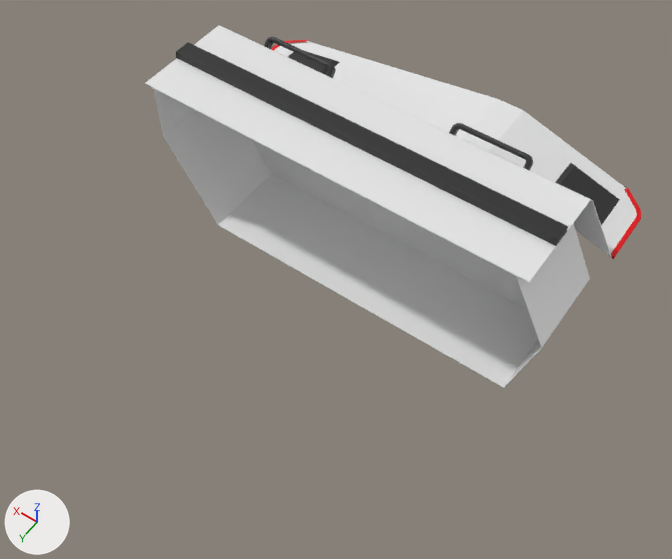
An edit to the COLLADA model bunker_description/meshes/BunkerPro_Body.dae, drawn before and after from the same camera.
Before and after are seen from a 50 mm lens placed at (-0.672, 0.962, 1.669), pointed at (-0.021, 0.051, 0.237). Arrows for +X, +Y and +Z are at lower left; the lights stay in place. Where no turn or scale is listed for an object, it has been applied to the vertices.

Objects in the first picture: 'Body', 'Handles', 'Rails', 'Rim', 'Shell', 'Vents'.
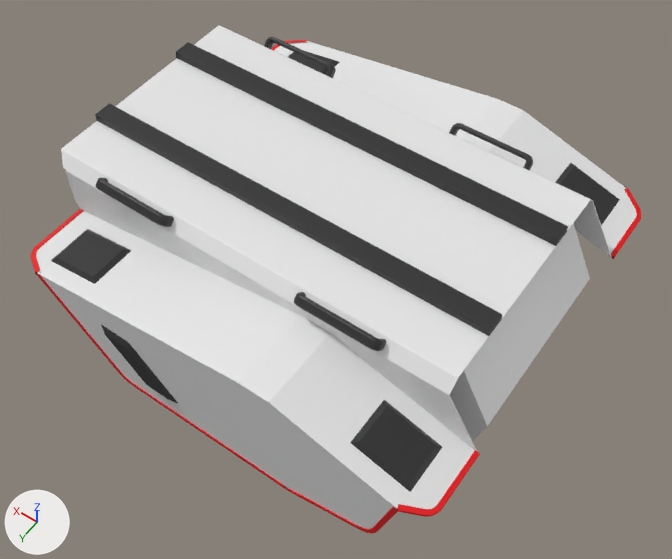
What differs and where, as boxes (x1, y1, x2, y2) in the pictures (672 x 559 px):
'Shell', reshaped (22% wider, 96% taller)
    before: (145, 26, 637, 282)
    after: (36, 26, 637, 529)
'Body', reshaped
    before: (153, 88, 590, 387)
    after: (450, 223, 590, 441)
'Rails', reshaped (21% wider, 44% taller)
    before: (176, 42, 568, 246)
    after: (95, 42, 568, 336)
'Vents', reshaped (71% wider, 153% taller)
    before: (288, 52, 620, 225)
    after: (51, 52, 620, 492)
'Handles', reshaped (62% wider, 133% taller)
    before: (264, 37, 533, 171)
    after: (96, 37, 533, 351)
'Rim', reshaped (65% wider, 125% taller)
    before: (271, 40, 641, 259)
    after: (30, 40, 641, 533)
part 1 of me_bunker_pro_20210730_542, added (black)
    after: (95, 103, 503, 336)
part 2 of me_bunker_pro_20210730_810, added
    after: (450, 293, 541, 441)
part 3 of me_bunker_pro_20210730_1083, added
    after: (51, 229, 131, 284)
part 4 of me_bunker_pro_20210730_1083, added (black)
    after: (350, 400, 442, 492)
part 5 of me_bunker_pro_20210730_1083, added (black)
    after: (101, 325, 178, 403)
part 6 of me_bunker_pro_20210730_1082, added (black)
    after: (96, 178, 174, 227)
part 7 of me_bunker_pro_20210730_1082, added (black)
    after: (294, 292, 386, 351)
part 8 of me_bunker_pro_20210730_1080, added
    after: (36, 272, 398, 533)
part 9 of me_bunker_pro_20210730_1080, added
    after: (30, 209, 83, 274)
part 10 of me_bunker_pro_20210730_1080, added
    after: (397, 450, 480, 517)
part 11 of me_bunker_pro_20210730_1051, added
    after: (36, 83, 529, 529)

The change, as a list of edits to the scene's bpy script:
```text
Change me_bunker_pro_20210730_542:
    where me_bunker_pro_20210730_542.from_pydata(...)  # 84 vertices, 164 faces; spans x -0.38..0.484, y -0.135..-0.095, z 0.444..0.46
    me_bunker_pro_20210730_542 part 1: the loose piece of 84 vertices spanning x -0.38..0.484, y -0.135..-0.095, z 0.444..0.46 is copied, and the copy is mirrored in y about the mesh origin; it spans x -0.38..0.484, y 0.095..0.135, z 0.444..0.46
Change me_bunker_pro_20210730_810:
    remove me_bunker_pro_20210730_810.from_pydata(...)  # 31 vertices, 45 faces; spans x -0.432..0.461, y -0.192..0.0, z 0.114..0.442
    add me_bunker_pro_20210730_810.from_pydata(...)  # 47 vertices, 90 faces; spans x -0.432..0.461, y -0.192..0.192, z 0.114..0.442
    me_bunker_pro_20210730_810 part 2
    1 vertex is added at (-0.015, 0.192, 0.293)
    15 new vertices lie (0.0, 0.192, 0.0) away from vertices in x -0.432..0.461, y 0.0, z 0.114..0.442
    45 new faces join them
Change me_bunker_pro_20210730_1083:
    where me_bunker_pro_20210730_1083.from_pydata(...)  # 106 vertices, 200 faces; spans x -0.398..0.395, y -0.422..-0.284, z 0.17..0.363
    me_bunker_pro_20210730_1083 part 3: the loose piece of 10 vertices spanning x 0.276..0.395, y -0.38..-0.284, z 0.328..0.351 is copied, and the copy is mirrored in y about the mesh origin; it spans x 0.276..0.395, y 0.284..0.38, z 0.328..0.351
    me_bunker_pro_20210730_1083 part 4: the loose piece of 10 vertices spanning x -0.398..-0.283, y -0.38..-0.284, z 0.323..0.363 is copied, and the copy is mirrored in y about the mesh origin; it spans x -0.398..-0.283, y 0.284..0.38, z 0.323..0.363
    me_bunker_pro_20210730_1083 part 5: the loose piece of 86 vertices spanning x 0.077..0.242, y -0.422..-0.415, z 0.17..0.29 is copied, and the copy is mirrored in y about the mesh origin; it spans x 0.077..0.242, y 0.415..0.422, z 0.17..0.29
Change me_bunker_pro_20210730_1082:
    remove me_bunker_pro_20210730_1082.from_pydata(...)  # 2364 vertices, 4568 faces; spans x -0.252..0.369, y -0.263..-0.233, z 0.427..0.457
    add me_bunker_pro_20210730_1082.from_pydata(...)  # 496 vertices, 912 faces; spans x -0.251..0.369, y -0.263..0.263, z 0.427..0.457
    me_bunker_pro_20210730_1082 part 6: a new loose piece of 125 vertices spanning x 0.199..0.369, y 0.233..0.263, z 0.427..0.457, in mat_blak (black #292929)
    me_bunker_pro_20210730_1082 part 7: a new loose piece of 122 vertices spanning x -0.251..-0.081, y 0.233..0.263, z 0.427..0.457, in mat_blak (black #292929)
Change me_bunker_pro_20210730_1080:
    where me_bunker_pro_20210730_1080.from_pydata(...)  # 584 vertices, 1029 faces; spans x -0.45..0.449, y -0.417..-0.252, z 0.117..0.33
    me_bunker_pro_20210730_1080 part 8: the loose piece of 273 vertices spanning x -0.4..0.396, y -0.417..-0.411, z 0.117..0.33 is copied, and the copy is mirrored in y about the mesh origin; it spans x -0.4..0.396, y 0.411..0.417, z 0.117..0.33
    me_bunker_pro_20210730_1080 part 9: the loose piece of 141 vertices spanning x 0.39..0.449, y -0.417..-0.252, z 0.316..0.33 is copied, and the copy is mirrored in y about the mesh origin; it spans x 0.39..0.449, y 0.252..0.417, z 0.316..0.33
    me_bunker_pro_20210730_1080 part 10: the loose piece of 170 vertices spanning x -0.45..-0.392, y -0.417..-0.252, z 0.303..0.327 is copied, and the copy is mirrored in y about the mesh origin; it spans x -0.45..-0.392, y 0.252..0.417, z 0.303..0.327
Change me_bunker_pro_20210730_1051:
    remove me_bunker_pro_20210730_1051.from_pydata(...)  # 188 vertices, 358 faces; spans x -0.445..0.484, y -0.415..0.0, z 0.121..0.444
    add me_bunker_pro_20210730_1051.from_pydata(...)  # 372 vertices, 716 faces; spans x -0.445..0.484, y -0.415..0.415, z 0.121..0.444
    me_bunker_pro_20210730_1051 part 11: 184 vertices added at x -0.445..0.484, y 0.228..0.415, z 0.121..0.444
```
